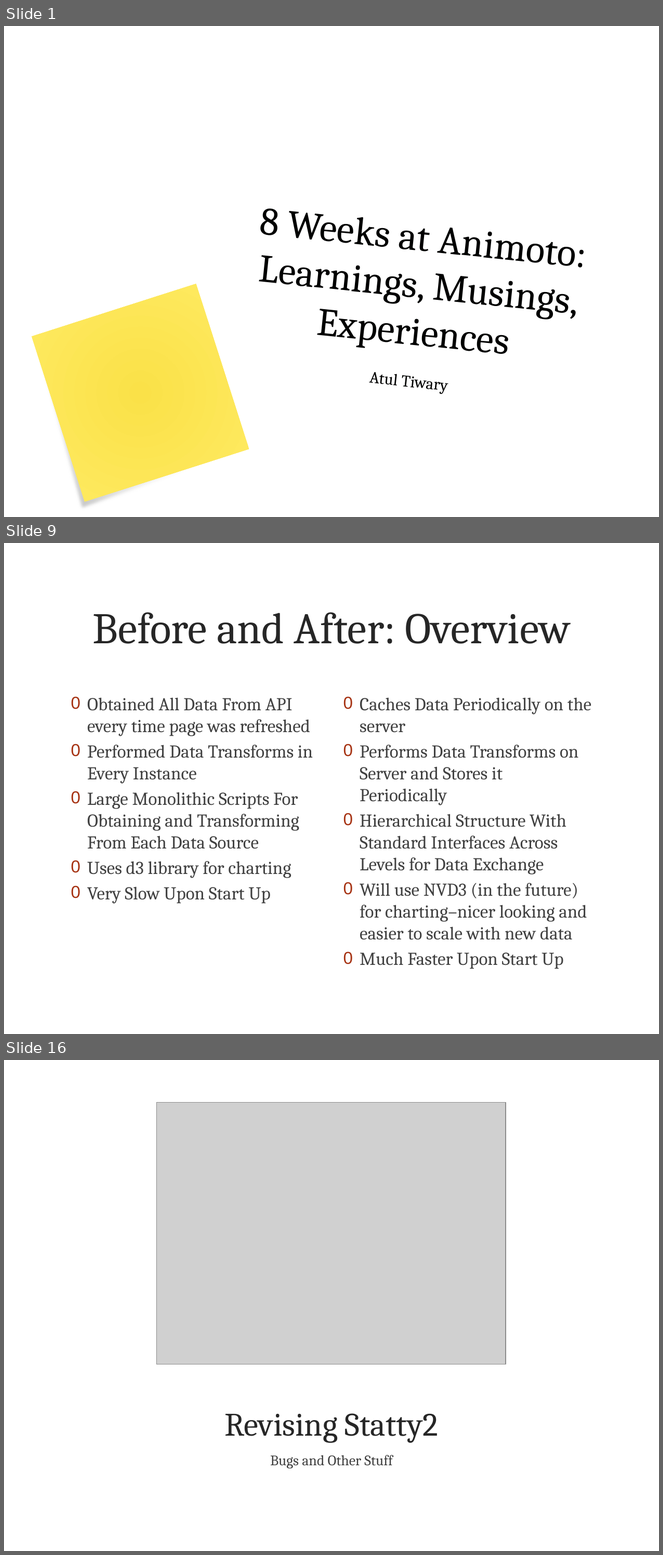
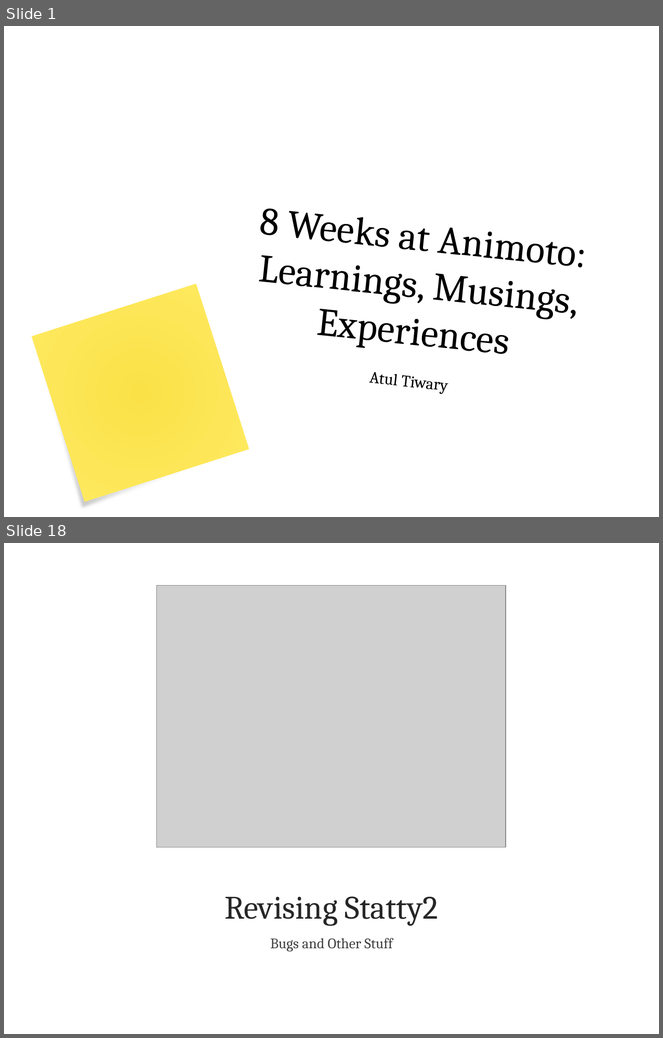
Before and after one commit to atultiwary/TechTalk, a slide deck: TechTalk.pptx. Shown one above the other, each under a label of ours: slides 1, 9 and 16 before the commit, slides 1 and 18 after it; the slides between them are not shown. The pictures are 663x1555 and 663x1038 pixels, drawn with LibreOffice and Linux fonts; fonts in the diff are those of the drawing; grey boxes stand for pictures; background and template pictures are left out. Boxes give left, top, right and bottom in pixels: in the first picture for what was removed or moved away, otherwise in the second. Text is boxed around its words. In the diff, an @@ line names an element or a change of style, - is before the commit and + after.

```diff
--- a/TechTalk.pptx
+++ b/TechTalk.pptx
@@ slide 9 removed at (4,543,659,1034), background picture (left out) @@
@@ title removed at (93,612,571,644) @@
-Before and After: Overview
@@ text removed at (87,697,313,904) @@
-0 Obtained All Data From API every time page was refreshed
-0 Performed Data Transforms in Every Instance
-0 Large Monolithic Scripts For Obtaining and Transforming From Each Data Source
-0 Uses d3 library for charting
-0 Very Slow Upon Start Up
@@ text removed at (360,697,592,969) @@
-0 Caches Data Periodically on the server
-0 Performs Data Transforms on Server and Stores it Periodically
-0 Hierarchical Structure With Standard Interfaces Across Levels for Data Exchange
-0 Will use NVD3 (in the future) for charting–nicer looking and easier to scale with new data
-0 Much Faster Upon Start Up
@@ what was slide 16 is now slide 18 @@
```
Also in this commit, not shown: 15 slides changed, 3 slides added, 1 other slide removed.
